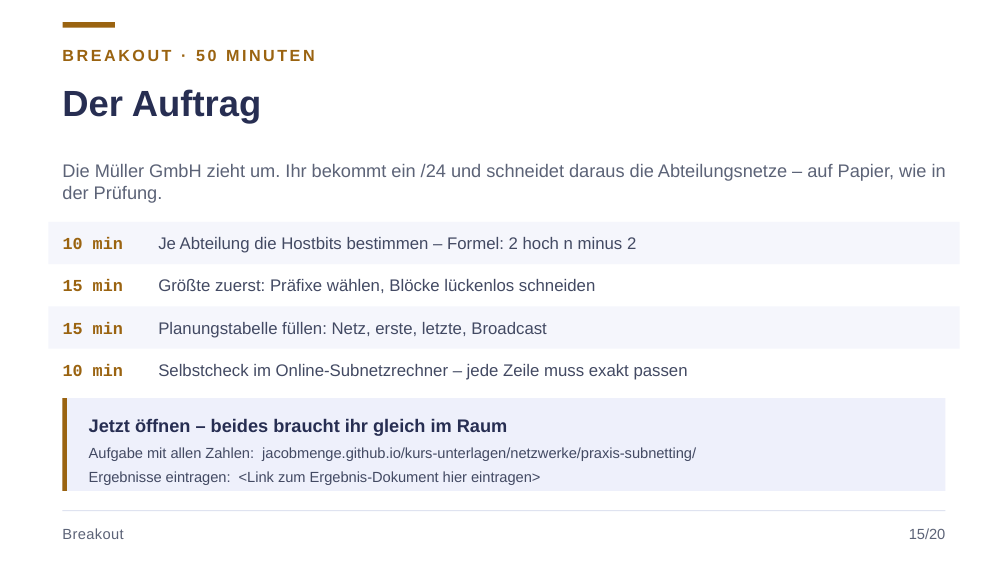
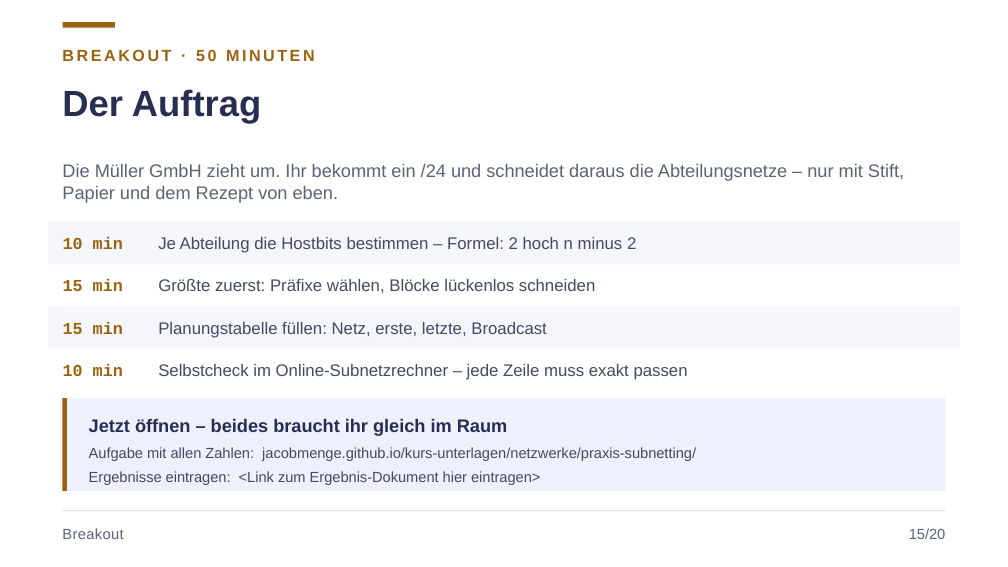
Before and after one commit to JacobMenge/kurs-unterlagen, a slide deck: slide 20 of folien/dist/02-adressierung-subnetting.pptx. Drawn at 1008x567 pixels with LibreOffice and Linux fonts; fonts in the diff are those of the drawing. Boxes give left, top, right and bottom in pixels: in the first picture for what was removed or moved away, otherwise in the second. Text is boxed around its words. In the diff, an @@ line names an element or a change of style, - is before the commit and + after.

```diff
--- a/folien/dist/02-adressierung-subnetting.pptx
+++ b/folien/dist/02-adressierung-subnetting.pptx
@@ text at [62,164,904,203]: text changed @@
-Die Müller GmbH zieht um. Ihr bekommt ein /24 und schneidet daraus die Abteilungsnetze – auf Papier, wie in der Prüfung.
+Die Müller GmbH zieht um. Ihr bekommt ein /24 und schneidet daraus die Abteilungsnetze – nur mit Stift, Papier und dem Rezept von eben.
```
Also in this commit, not shown: 3 other slides changed, 4 other files.
